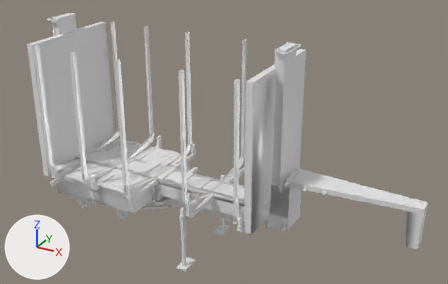
What one commit did to the FBX model log_trailer/meshes/trucks/tuning/short.fbx.
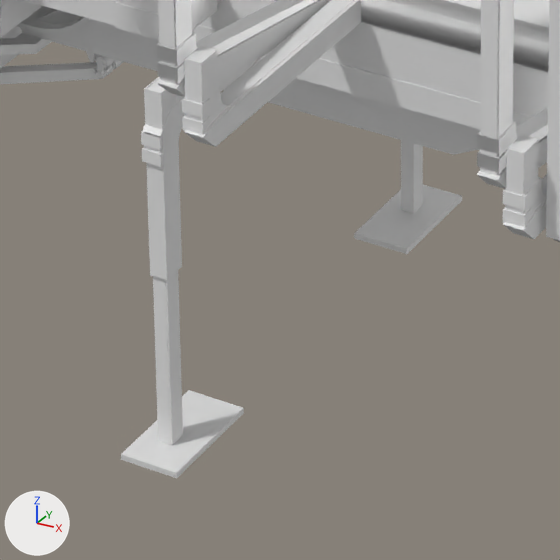
The first picture shows the older version from a 50 mm lens placed at (0.071, -0.1184, 0.0821), pointed at (0.0039, 0.0036, 0.0211). The close-ups show both versions on the part from 35% to 55% of the width and 69% to 100% of the height of that picture; other places that the commit changed are outside them. Arrows for +X, +Y and +Z are at lower left; the lights stay in place. Where no turn or scale is listed for an object, it has been applied to the vertices. Vertices at the same position are counted once.

The scene before the commit, as lines of its bpy script (objects in view):
```python
me_cube_016_cube_187 = bpy.data.meshes.new('Cube.016_Cube.187')
me_cube_016_cube_187.from_pydata(...)  # 56 vertices, 34 faces; spans x -0.0011..0.0015, y -0.0117..0.0117, z -0.008..0.0
me_cube_16259 = bpy.data.meshes.new('Cube.16259')
me_cube_16259.from_pydata(...)  # 86 vertices, 76 faces; spans x -0.0384..0.0245, y -0.0131..0.0129, z 0.002..0.0184
me_cube_16260 = bpy.data.meshes.new('Cube.16260')
me_cube_16260.from_pydata(...)  # 19893 vertices, 15650 faces; spans x 0.0882..0.1987, y -0.022..0.008, z -0.0275..0.0287
me_cube_16260.materials.append(mat_short_mat)  # its picture is missing
me_cube_16262 = bpy.data.meshes.new('Cube.16262')
me_cube_16262.from_pydata(...)  # 370 vertices, 300 faces; spans x -0.0412..0.0535, y -0.0152..0.0151, z 0.0..0.0482
ob_cdt_body_007 = bpy.data.objects.new('cdt_Body.007', me_cube_16262)
ob_cdt_body_007.location = (0.0, 0.0, 0.0)
ob_cdt_boneleg_005 = bpy.data.objects.new('cdt_BoneLeg.005', me_cube_016_cube_187)
ob_cdt_boneleg_005.location = (0.0, 0.0, 0.0)
ob_cdt_rootnode_007 = bpy.data.objects.new('cdt_RootNode.007', me_cube_16259)
ob_cdt_rootnode_007.location = (0.0, 0.0, 0.0)
ob_main_004 = bpy.data.objects.new('main.004', me_cube_16260)
ob_main_004.location = (-0.1453, 0.00696, 0.01944)
# also in view: 'lift.004' at (-0.01, 0.0, 0.0265); 'cdt_Lift.006' at (-0.0099, -0.0001, 0.0267)
```
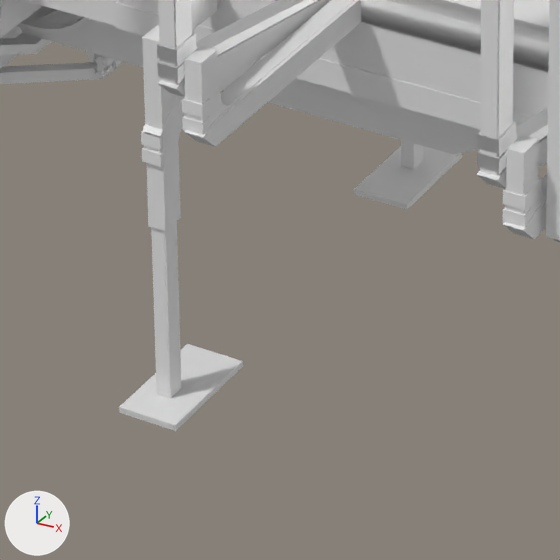
What differs and where, as boxes (x1, y1, x2, y2) in the close-ups (560 x 560 px; the box of a moved part takes in the faces that stretch with it):
'main.004', reshaped
    before: (0, 0, 549, 478)
    after: (0, 0, 549, 431)
'cdt_Body.007', reshaped
    before: (40, 0, 547, 280)
    after: (40, 0, 547, 239)
'cdt_BoneLeg.005', mesh moved
    before: (121, 140, 462, 478)
    after: (119, 140, 461, 430)
part 1 of me_cube_16260, moved or reshaped
    before: (153, 277, 171, 445)
    after: (151, 228, 169, 398)
part 2 of me_cube_16260, moved or reshaped
    before: (144, 76, 165, 280)
    after: (142, 25, 164, 231)
part 3 of me_cube_16260, moved or reshaped
    before: (121, 408, 244, 478)
    after: (119, 362, 243, 431)
part 4 of me_cube_16260, moved or reshaped
    before: (355, 197, 462, 254)
    after: (354, 153, 462, 210)
part 5 of me_cube_16262, moved or reshaped
    before: (147, 79, 182, 280)
    after: (145, 27, 181, 231)

What the commit changed:
me_cube_16260 has 19893 vertices, 15650 faces and spans x 0.0882..0.1987, y -0.022..0.008, z -0.0275..0.0287.
me_cube_16260 is used by ob_main_004; location (-0.1453, 0.00696, 0.01944).
me_cube_16260 part 1: the loose piece of 20 vertices spanning x 0.145..0.1456, y -0.0173..-0.0165, z -0.0275..-0.0195 is moved by (0.0, 0.0, 0.0022).
me_cube_16260 part 2: the loose piece of 16 vertices spanning x 0.145..0.1457, y -0.0174..-0.0163, z -0.0195..-0.0113 is moved by (0.0, 0.0, 0.0022).
me_cube_16260 part 3: the loose piece of 8 vertices spanning x 0.1442..0.1468, y -0.0187..-0.0137, z -0.0275..-0.0273 is moved by (0.0, 0.0, 0.0022).
me_cube_16260 part 4: the loose piece of 8 vertices spanning x 0.1442..0.1468, y -0.0002..0.0047, z -0.0275..-0.0273 is moved by (0.0, 0.0, 0.0022).
me_cube_016_cube_187 has 56 vertices, 34 faces and spans x -0.0011..0.0015, y -0.0117..0.0117, z -0.008..0.0.
me_cube_016_cube_187 is used by ob_cdt_boneleg_005; location (0.0, 0.0, 0.0).
me_cube_016_cube_187 part 6: the whole mesh is moved by (0.0, 0.0, 0.0022).
me_cube_16262 has 370 vertices, 300 faces and spans x -0.0412..0.0535, y -0.0152..0.0151, z 0.0..0.0482.
me_cube_16262 is used by ob_cdt_body_007; location (0.0, 0.0, 0.0).
me_cube_16262 part 5: the loose piece of 8 vertices spanning x -0.0002..0.0005, y -0.0104..-0.0093, z 0.0..0.0082 is moved by (0.0, 0.0, 0.0022).
